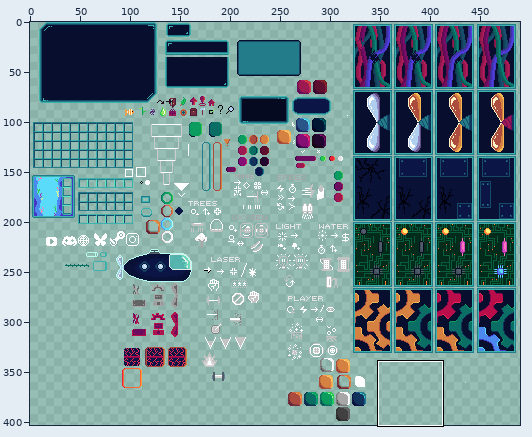
One commit to this sprite sheet: Assets/Resources/Sprites/UISpriteSheet.png. Above: a wide view before the commit, with the close-up outlined.
Close-up. Earlier state:
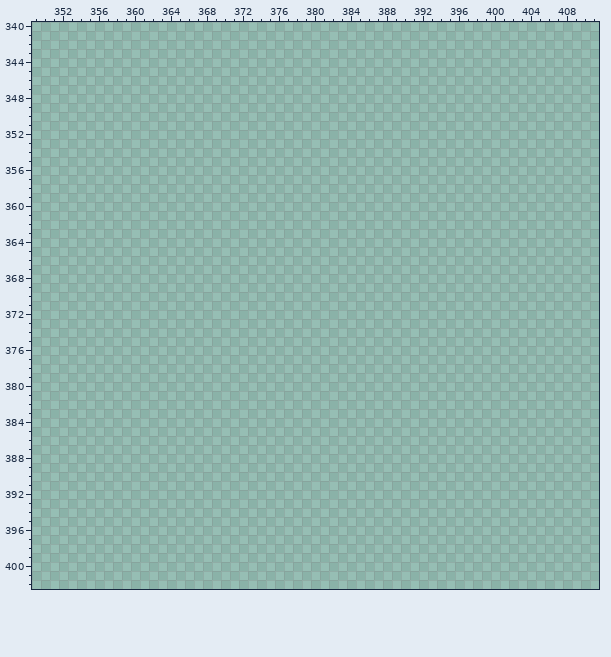
The file is 793x693 pixels. Colours within 5 levels of each other are drawn and written as one. Shown: x 349..411, y 340..402. The wide view leaves out empty margins. The commit also changed other parts of the picture, which this record leaves out.
And afterwards:
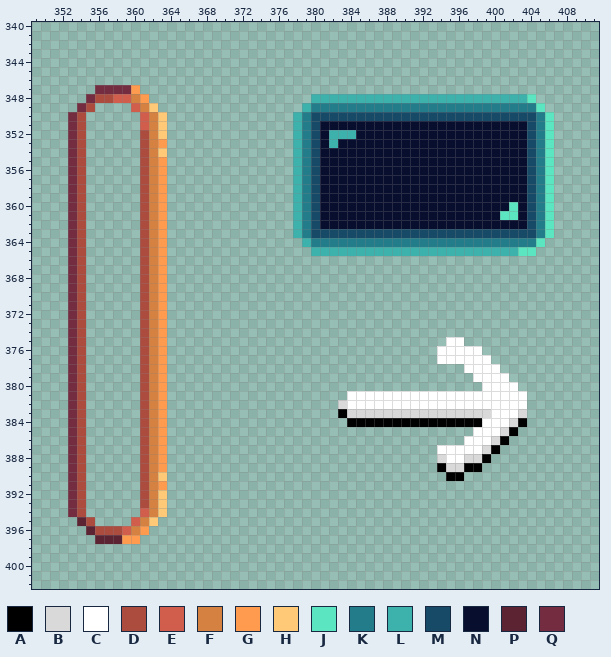
Palette (. is transparent): A #000000  B #d9d9d9  C #ffffff  D #ac4c3f  E #d15d4d  F #d58141  G #ff9b4f  H #ffc978  J #5be5c0  K #237c8a  L #3db2ad  M #164a67  N #070e2e  P #5c2333  Q #732c40
Difference:
@@ x 349..411 @@
 346 ...............................................................
-347 ...............................................................
-348 ...............................................................
-349 ...............................................................
-350 ...............................................................
-351 ...............................................................
-352 ...............................................................
-353 ...............................................................
-354 ...............................................................
-355 ...............................................................
-356 ...............................................................
-357 ...............................................................
-358 ...............................................................
-359 ...............................................................
-360 ...............................................................
-361 ...............................................................
-362 ...............................................................
-363 ...............................................................
-364 ...............................................................
-365 ...............................................................
-366 ...............................................................
-367 ...............................................................
-368 ...............................................................
-369 ...............................................................
-370 ...............................................................
-371 ...............................................................
-372 ...............................................................
-373 ...............................................................
-374 ...............................................................
-375 ...............................................................
-376 ...............................................................
-377 ...............................................................
-378 ...............................................................
-379 ...............................................................
-380 ...............................................................
-381 ...............................................................
-382 ...............................................................
-383 ...............................................................
-384 ...............................................................
-385 ...............................................................
-386 ...............................................................
-387 ...............................................................
-388 ...............................................................
-389 ...............................................................
-390 ...............................................................
-391 ...............................................................
-392 ...............................................................
-393 ...............................................................
-394 ...............................................................
-395 ...............................................................
-396 ...............................................................
-397 ...............................................................
+347 .......QQQQG...................................................
+348 ......QDDEEFG..................LLLLLLLLLLLLLLLLLLLLLLLLJ.......
+349 .....QD....EFH................LKKKKKKKKKKKKKKKKKKKKKKKKKJ......
+350 ....QD......EFH..............LKMMMMMMMMMMMMMMMMMMMMMMMMMKJ.....
+351 ....QD......EFH..............LKMNNNNNNNNNNNNNNNNNNNNNNNMKJ.....
+352 ....QD......DFH..............LKMNLLLNNNNNNNNNNNNNNNNNNNMKJ.....
+353 ....QD......DFG..............LKMNLNNNNNNNNNNNNNNNNNNNNNMKJ.....
+354 ....QD......DFH..............LKMNNNNNNNNNNNNNNNNNNNNNNNMKJ.....
+355 ....QD......DFG..............LKMNNNNNNNNNNNNNNNNNNNNNNNMKJ.....
+356 ....QD......DFG..............LKMNNNNNNNNNNNNNNNNNNNNNNNMKJ.....
+357 ....QD......DFG..............LKMNNNNNNNNNNNNNNNNNNNNNNNMKJ.....
+358 ....QD......DFG..............LKMNNNNNNNNNNNNNNNNNNNNNNNMKJ.....
+359 ....QD......DFG..............LKMNNNNNNNNNNNNNNNNNNNNNNNMKJ.....
+360 ....QD......DFG..............LKMNNNNNNNNNNNNNNNNNNNNNJNMKJ.....
+361 ....QD......DFG..............LKMNNNNNNNNNNNNNNNNNNNNJJNMKJ.....
+362 ....QD......DFG..............LKMNNNNNNNNNNNNNNNNNNNNNNNMKJ.....
+363 ....QD......DFG..............LKMMMMMMMMMMMMMMMMMMMMMMMMMKJ.....
+364 ....QD......DFG...............LKKKKKKKKKKKKKKKKKKKKKKKKKJ......
+365 ....QD......DFG................LLLLLLLLLLLLLLLLLLLLLLLJJ.......
+366 ....QD......DFG................................................
+367 ....QD......DFG................................................
+368 ....QD......DFG................................................
+369 ....QD......DFG................................................
+370 ....QD......DFG................................................
+371 ....QD......DFG................................................
+372 ....QD......DFG................................................
+373 ....QD......DFG................................................
+374 ....QD......DFG................................................
+375 ....QD......DFG...............................CC...............
+376 ....QD......DFG..............................CCCCC.............
+377 ....QD......DFG..............................CCCCCC............
+378 ....QD......DFG.................................CCCC...........
+379 ....QD......DFG..................................CCCC..........
+380 ....QD......DFG...................................CCCC.........
+381 ....QD......DFG....................CCCCCCCCCCCCCCCCCCCC........
+382 ....QD......DFG...................BCCCCCCCCCCCCCCCCCCCC........
+383 ....QD......DFG...................ABBBBBBBBBBBBBBBBCCCB........
+384 ....QD......DFG....................AAAAAAAAAAAAAAACCCBA........
+385 ....QD......DFG..................................CCCBA.........
+386 ....QD......DFG.................................CCCBA..........
+387 ....QD......DFG..............................CCCCCBA...........
+388 ....QD......DFG..............................BCCBBA............
+389 ....QD......DFG..............................ABBAA.............
+390 ....QD......DFH...............................AA...............
+391 ....QD......DFG................................................
+392 ....QD......DFH................................................
+393 ....QD......DFH................................................
+394 ....QD......EFH................................................
+395 .....PD....EFH.................................................
+396 ......PDDDEFG..................................................
+397 .......PPPGG...................................................
 398 ...............................................................
Where, in picture pixels (left, top, right, bottom), the same in both close-ups:
added: (68, 85, 167, 544)
added: (293, 94, 554, 256)
added: (338, 337, 527, 481)
